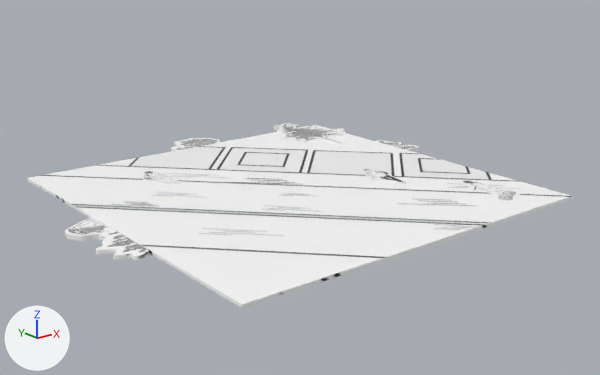
The glTF model others/1.gltf, before and after one commit.
The view is the same before and after, from a 50 mm lens placed at (-0.493, -0.631, 0.235), pointed at (0.004, -0.01, -0.014). The lights are fixed; the arrows at lower left show +X, +Y and +Z. Both versions are drawn at frame 57 of the action 'Curve.005Action.001'; the numbers are the values there.

Script lines for the objects in view, before the commit:
```python
me_mesh_004 = bpy.data.meshes.new('Mesh.004')
me_mesh_004.from_pydata(...)  # 1176 vertices, 2348 faces; spans x -0.0251..0.0303, y -0.0003..0.0756, z -0.0046..-0.0002
me_mesh_004.materials.append(mat_材质_005)  # picture img_树1
me_mesh_008 = bpy.data.meshes.new('Mesh.008')
me_mesh_008.from_pydata(...)  # 264 vertices, 524 faces; spans x -0.0204..0.0122, y -0.0005..0.0226, z -0.0041..-0.0015
me_mesh_008.materials.append(mat_材质_009)  # picture img_车
me_mesh_012 = bpy.data.meshes.new('Mesh.012')
me_mesh_012.from_pydata(...)  # 1176 vertices, 2348 faces; spans x -0.0261..0.0293, y -0.0014..0.0745, z -0.0045..0.0
me_mesh_012.materials.append(mat_材质_013)  # picture img_树1_001
ob_curve_004 = bpy.data.objects.new('Curve.004', me_mesh_004)
ob_curve_004.location = (-0.176, -0.119, -0.015)
ob_curve_004.scale = (2.09, 2.09, 0.792)
ob_curve_009 = bpy.data.objects.new('Curve.009', me_mesh_012)
ob_curve_009.location = (0.1547, 0.0933, -0.0134)
ob_curve_009.scale = (1.75, 1.75, 1.12)
ob_车 = bpy.data.objects.new('车', me_mesh_008)
ob_车.location = (-0.1707, -0.0186, -0.0153)
ob_车.scale = (2.83, 2.83, 1.63)
# also in view: '平面' at (0.0, 0.0, -0.016)
```
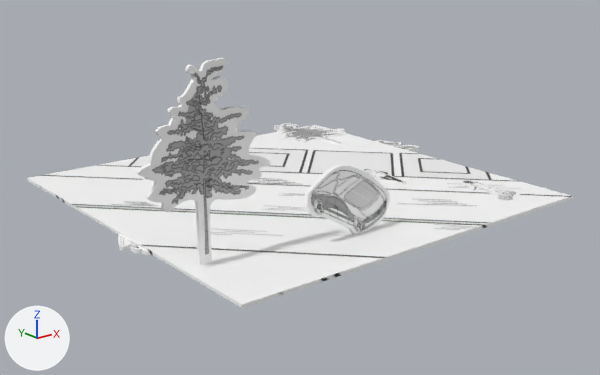
Patch to the scene script:
```diff
--- a/others/1.gltf.py
+++ b/others/1.gltf.py
@@ ob_curve_004 @@
 ob_curve_004.location = (-0.176, -0.119, -0.015)
+ob_curve_004.rotation_euler = (1.571, 0.0, 0.0)  # degrees (90, 0, 0)
 ob_curve_004.scale = (2.09, 2.09, 0.792)
@@ ob_车 @@
 ob_车 = bpy.data.objects.new('车', me_mesh_008)
-ob_车.location = (-0.1707, -0.0186, -0.0153)
+ob_车.location = (-0.0358, -0.1444, -0.0153)
+ob_车.rotation_euler = (1.571, 0.0, 0.0)  # degrees (90, 0, 0)
 ob_车.scale = (2.83, 2.83, 1.63)
```

Location of each change, (x1, y1, x2, y2) in pixels of the pictures (600 x 375 px):
'Curve.004', turned: before (96, 227, 150, 260); after (137, 58, 271, 266)
'车', moved, turned: before (65, 218, 107, 240); after (304, 165, 390, 234)
